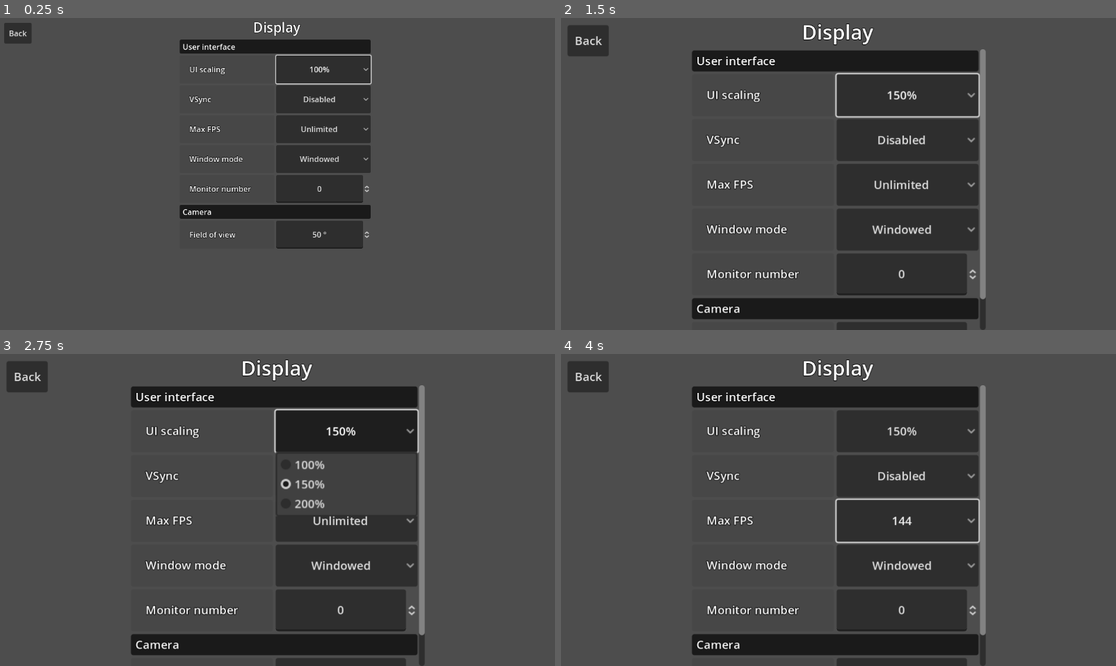
Above: before the commit, frames 1-4 (two rows, left to right).
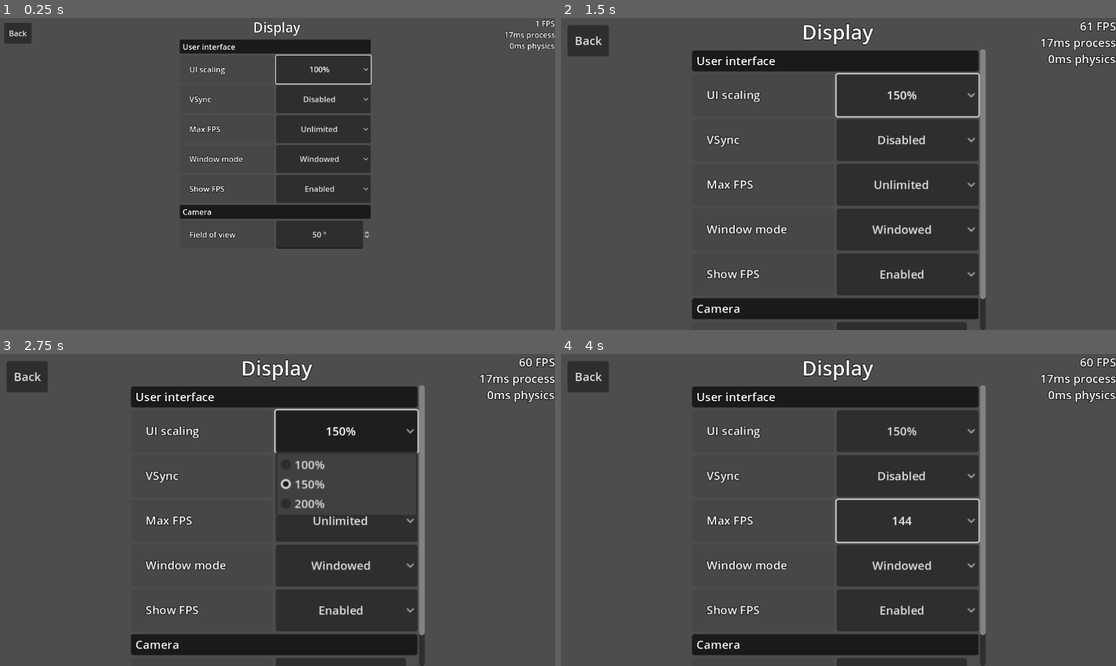
Above: after the commit, the same moments.

Repository: matmas/spacecraft3d
Game: Godot game, scene res://menus/display_menu/display_menu.tscn
Same seed, same stepped clock (60 frames per second), same inputs: the game is played once before the commit and once after it. This scene is started directly instead of the project's main scene.
Inputs:
- Up to frame 1 (0.25 s): no input
- Up to frame 2 (1.5 s): click "100%" at 0.5 s; click "Disabled" at 1.25 s
- Up to frame 3 (2.75 s): click "150%" at 2 s
- Up to frame 4 (4 s): click "Unlimited" at 2.75 s; click "Windowed" at 3.5 s

The runs differ from the first frame. In frame 1, 0.5% of the frame differs, in the area x 34-100%, y 0-60%; in frame 2, 1.1%; in frame 3, 1.2%, in the area x 26-100%, y 1-89%; in frame 4, 1.2%.

Commit message:
Add option for enabling FPS counter

Diff:
--- /dev/null
+++ b/fps_counter/fps_counter.gd
@@ -0,0 +1,24 @@
+extends Label
+
+var is_enabled := true
+
+
+func _ready() -> void:
+	z_index = -1
+	if OS.get_name() == "Android":
+		position.x -= 25  # some phones have rounded corners
+
+
+func _process(_delta: float) -> void:
+	if is_enabled:
+		text = """\
+		{fps} FPS
+		{time_process}ms process
+		{time_physics}ms physics
+		""".format({
+			"fps": Performance.get_monitor(Performance.TIME_FPS),
+			"time_process": "%.0f" % (Performance.get_monitor(Performance.TIME_PROCESS) * 1000),
+			"time_physics": "%.0f" % (Performance.get_monitor(Performance.TIME_PHYSICS_PROCESS) * 1000),
+		})
+	else:
+		text = ""
--- a/fps_monitor/fps_monitor.tscn
+++ b/fps_counter/fps_counter_autoload.tscn
@@ -1,6 +1,6 @@
 [gd_scene load_steps=3 format=3 uid="uid://bov0okbi4enms"]
 
-[ext_resource type="Script" path="res://fps_monitor/fps_monitor.gd" id="1_fu203"]
+[ext_resource type="Script" path="res://fps_counter/fps_counter.gd" id="1_fu203"]
 
 [sub_resource type="LabelSettings" id="LabelSettings_04lwv"]
 line_spacing = 0.0
--- a/fps_monitor/fps_monitor.gd
+++ /dev/null
@@ -1,19 +0,0 @@
-extends Label
-
-
-func _ready() -> void:
-	z_index = -1
-	if OS.get_name() == "Android":
-		position.x -= 25  # some phones have rounded corners
-
-
-func _process(_delta: float) -> void:
-	text = """\
-	{fps} FPS
-	{time_process}ms process
-	{time_physics}ms physics
-	""".format({
-		"fps": Performance.get_monitor(Performance.TIME_FPS),
-		"time_process": "%.0f" % (Performance.get_monitor(Performance.TIME_PROCESS) * 1000),
-		"time_physics": "%.0f" % (Performance.get_monitor(Performance.TIME_PHYSICS_PROCESS) * 1000),
-	})
--- a/game/game.tscn
+++ b/game/game.tscn
@@ -1,7 +1,6 @@
-[gd_scene load_steps=23 format=3 uid="uid://cobs5t5krrlfs"]
+[gd_scene load_steps=22 format=3 uid="uid://cobs5t5krrlfs"]
 
 [ext_resource type="Texture2D" uid="uid://dyiq8maipat2i" path="res://icon.svg" id="1_vwdv0"]
-[ext_resource type="PackedScene" uid="uid://bov0okbi4enms" path="res://fps_monitor/fps_monitor.tscn" id="2_3hpyk"]
 [ext_resource type="PackedScene" uid="uid://mic25bshahx8" path="res://motion_particles/motion_particles.tscn" id="2_apmyu"]
 [ext_resource type="Script" path="res://physics_interpolation/node_3d.gd" id="3_urk0v"]
 [ext_resource type="PackedScene" uid="uid://bc7sh3g7mh7vs" path="res://player/player.tscn" id="5_u4j58"]
@@ -71,8 +70,6 @@
 
 [node name="PauseMenu" parent="." instance=ExtResource("6_sgym3")]
 
-[node name="FPSMonitor" parent="." instance=ExtResource("2_3hpyk")]
-
 [node name="StaticBody3D" type="StaticBody3D" parent="."]
 transform = Transform3D(-4.37114e-08, 0, 1, 0, 1, 0, -1, 0, -4.37114e-08, 0, -1.2, 0)
 
--- a/options_persistence/options_persistence_autoload.gd
+++ b/game_options/game_options_autoload.gd
@@ -8,6 +8,7 @@
 	preload("option_handlers/vsync.gd").new(),
 	preload("option_handlers/max_fps.gd").new(),
 	preload("option_handlers/window_mode.gd").new(),
+	preload("option_handlers/fps_counter.gd").new(),
 ]
 var _option_handlers_dict := {}
 var config := ConfigFile.new()
--- /dev/null
+++ b/game_options/option_handlers/fps_counter.gd
@@ -0,0 +1,34 @@
+extends OptionHandler
+
+var ENABLED = tr("Enabled")
+var DISABLED = tr("Disabled")
+
+
+func section() -> String:
+	return "display"
+
+
+func key() -> String:
+	return "fps_counter"
+
+
+func set_value(value: Variant) -> void:
+	FpsCounter.is_enabled = value
+
+
+func get_value() -> Variant:
+	return FpsCounter.is_enabled
+
+
+func get_value_from_string(value: String) -> Variant:
+	match value:
+		ENABLED:
+			return true
+		DISABLED:
+			return false
+		_:
+			return null
+
+
+func get_possible_string_values() -> Array[String]:
+	return [ENABLED, DISABLED]
--- a/options_persistence/ui_controls/option_button.gd
+++ b/game_options/ui_components/option_button.gd
@@ -9,7 +9,7 @@
 
 
 func _ready() -> void:
-	for value in OptionsPersistence.get_handler(key, section).get_possible_string_values():
+	for value in GameOptions.get_handler(key, section).get_possible_string_values():
 		add_item(value)
 	_select_active()
 
@@ -17,12 +17,12 @@
 func _select_active() -> void:
 	for index in item_count:
 		var value := get_item_text(index)
-		if OptionsPersistence.get_handler(key, section).value_string_matches(value):
+		if GameOptions.get_handler(key, section).value_string_matches(value):
 			select(index)
 
 
 func _on_item_selected(index: int) -> void:
 	var value := get_item_text(index)
-	OptionsPersistence.get_handler(key, section).set_value_string(value)
-	OptionsPersistence.save()
+	GameOptions.get_handler(key, section).set_value_string(value)
+	GameOptions.save()
 	_select_active()  # If something goes wrong we revert back to previous value
--- a/menus/display_menu/display_menu.tscn
+++ b/menus/display_menu/display_menu.tscn
@@ -3,7 +3,7 @@
 [ext_resource type="Script" path="res://menus/display_menu/display_menu.gd" id="1_dkiso"]
 [ext_resource type="PackedScene" uid="uid://davcgqd8rtnpl" path="res://scene_buttons/back_button.tscn" id="1_uy4mk"]
 [ext_resource type="Script" path="res://joypad_scroll_container/joypad_scroll_container.gd" id="2_utw8y"]
-[ext_resource type="Script" path="res://options_persistence/ui_controls/option_button.gd" id="3_c8hfs"]
+[ext_resource type="Script" path="res://game_options/ui_components/option_button.gd" id="3_4k556"]
 
 [node name="DisplayMenu" type="Control"]
 process_mode = 3
@@ -57,11 +57,11 @@
 theme_type_variation = &"CategoryItem"
 text = "UI scaling"
 
-[node name="UIScaling" type="OptionButton" parent="Table/JoypadScrollContainer/Body/List/UIScaling"]
+[node name="OptionButton" type="OptionButton" parent="Table/JoypadScrollContainer/Body/List/UIScaling"]
 layout_mode = 2
 size_flags_horizontal = 3
 alignment = 1
-script = ExtResource("3_c8hfs")
+script = ExtResource("3_4k556")
 key = "display"
 section = "ui_scaling"
 
@@ -74,11 +74,11 @@
 theme_type_variation = &"CategoryItem"
 text = "VSync"
 
-[node name="VSync" type="OptionButton" parent="Table/JoypadScrollContainer/Body/List/VSync"]
+[node name="OptionButton" type="OptionButton" parent="Table/JoypadScrollContainer/Body/List/VSync"]
 layout_mode = 2
 size_flags_horizontal = 3
 alignment = 1
-script = ExtResource("3_c8hfs")
+script = ExtResource("3_4k556")
 key = "display"
 section = "vsync"
 
@@ -95,7 +95,7 @@
 layout_mode = 2
 size_flags_horizontal = 3
 alignment = 1
-script = ExtResource("3_c8hfs")
+script = ExtResource("3_4k556")
 key = "display"
 section = "max_fps"
 
@@ -108,27 +108,30 @@
 theme_type_variation = &"CategoryItem"
 text = "Window mode"
 
-[node name="WindowMode" type="OptionButton" parent="Table/JoypadScrollContainer/Body/List/WindowMode"]
+[node name="OptionButton" type="OptionButton" parent="Table/JoypadScrollContainer/Body/List/WindowMode"]
 layout_mode = 2
 size_flags_horizontal = 3
 alignment = 1
-script = ExtResource("3_c8hfs")
+script = ExtResource("3_4k556")
 key = "display"
 section = "window_mode"
 
-[node name="MonitorNumber" type="HBoxContainer" parent="Table/JoypadScrollContainer/Body/List"]
+[node name="ShowFPS" type="HBoxContainer" parent="Table/JoypadScrollContainer/Body/List"]
 layout_mode = 2
 
-[node name="Label" type="Label" parent="Table/JoypadScrollContainer/Body/List/MonitorNumber"]
+[node name="Label" type="Label" parent="Table/JoypadScrollContainer/Body/List/ShowFPS"]
 layout_mode = 2
 size_flags_horizontal = 3
 theme_type_variation = &"CategoryItem"
-text = "Monitor number"
+text = "Show FPS"
 
-[node name="MonitorNumber" type="SpinBox" parent="Table/JoypadScrollContainer/Body/List/MonitorNumber"]
+[node name="OptionButton" type="OptionButton" parent="Table/JoypadScrollContainer/Body/List/ShowFPS"]
 layout_mode = 2
 size_flags_horizontal = 3
 alignment = 1
+script = ExtResource("3_4k556")
+key = "display"
+section = "fps_counter"
 
 [node name="Camera" type="Label" parent="Table/JoypadScrollContainer/Body/List"]
 layout_mode = 2
--- a/project.godot
+++ b/project.godot
@@ -23,7 +23,8 @@
 Utils="*res://utils/utils_autoload.gd"
 InputmapPersistence="*res://menus/inputmap_editor/inputmap_persistence_autoload.gd"
 InputMonitor="*res://input_icons/input_monitor_autoload.gd"
-OptionsPersistence="*res://options_persistence/options_persistence_autoload.gd"
+GameOptions="*res://game_options/game_options_autoload.gd"
+FpsCounter="*res://fps_counter/fps_counter_autoload.tscn"
 
 [editor]
 
Renamed: options_persistence/option_handler.gd -> game_options/option_handler.gd
Renamed: options_persistence/option_handlers/max_fps.gd -> game_options/option_handlers/max_fps.gd
Renamed: options_persistence/option_handlers/ui_scaling.gd -> game_options/option_handlers/ui_scaling.gd
Renamed: options_persistence/option_handlers/vsync.gd -> game_options/option_handlers/vsync.gd
Renamed: options_persistence/option_handlers/window_mode.gd -> game_options/option_handlers/window_mode.gd
